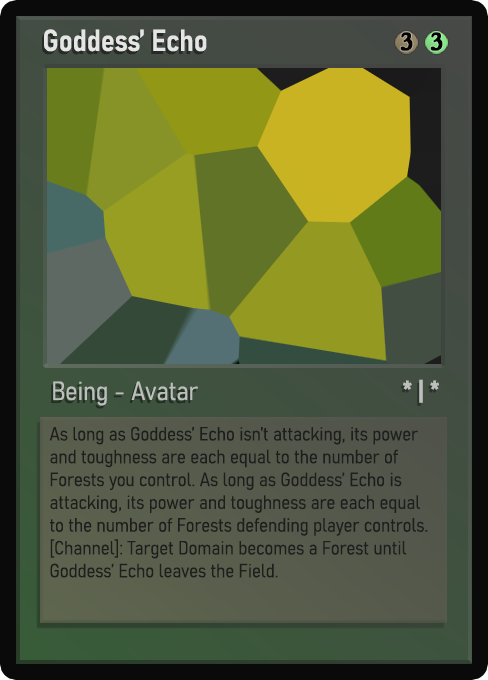
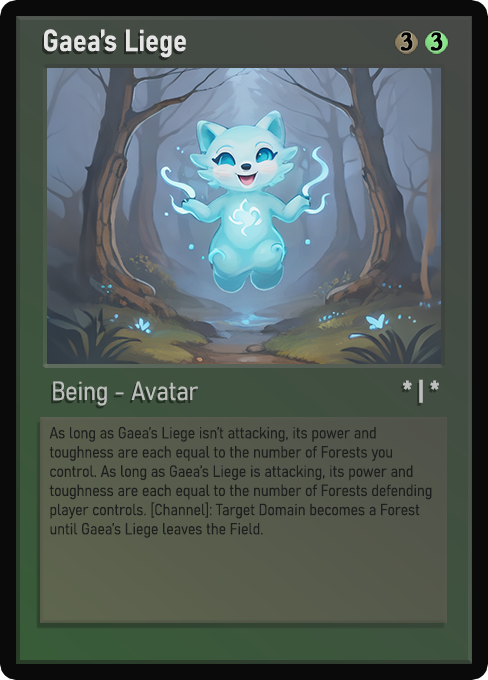
Layer changes from the first 488 × 680 image to the second:
painted on "Name" over [44, 29, 207, 58]
painted on "Class" over [53, 381, 188, 405]
painted on "Desc_smaller" over [49, 426, 432, 578]
painted on "Artwork" over [47, 68, 441, 364]
